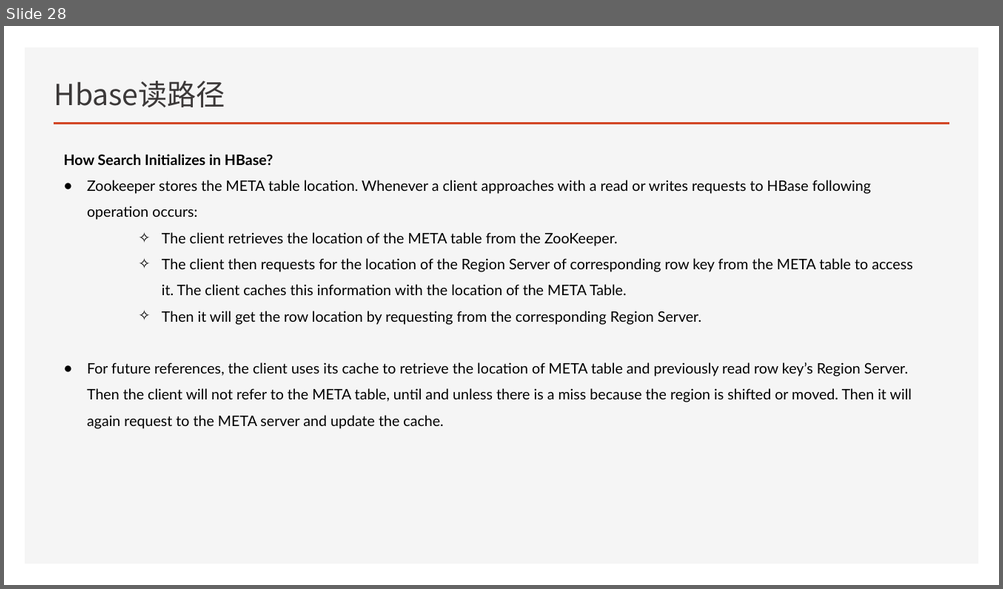
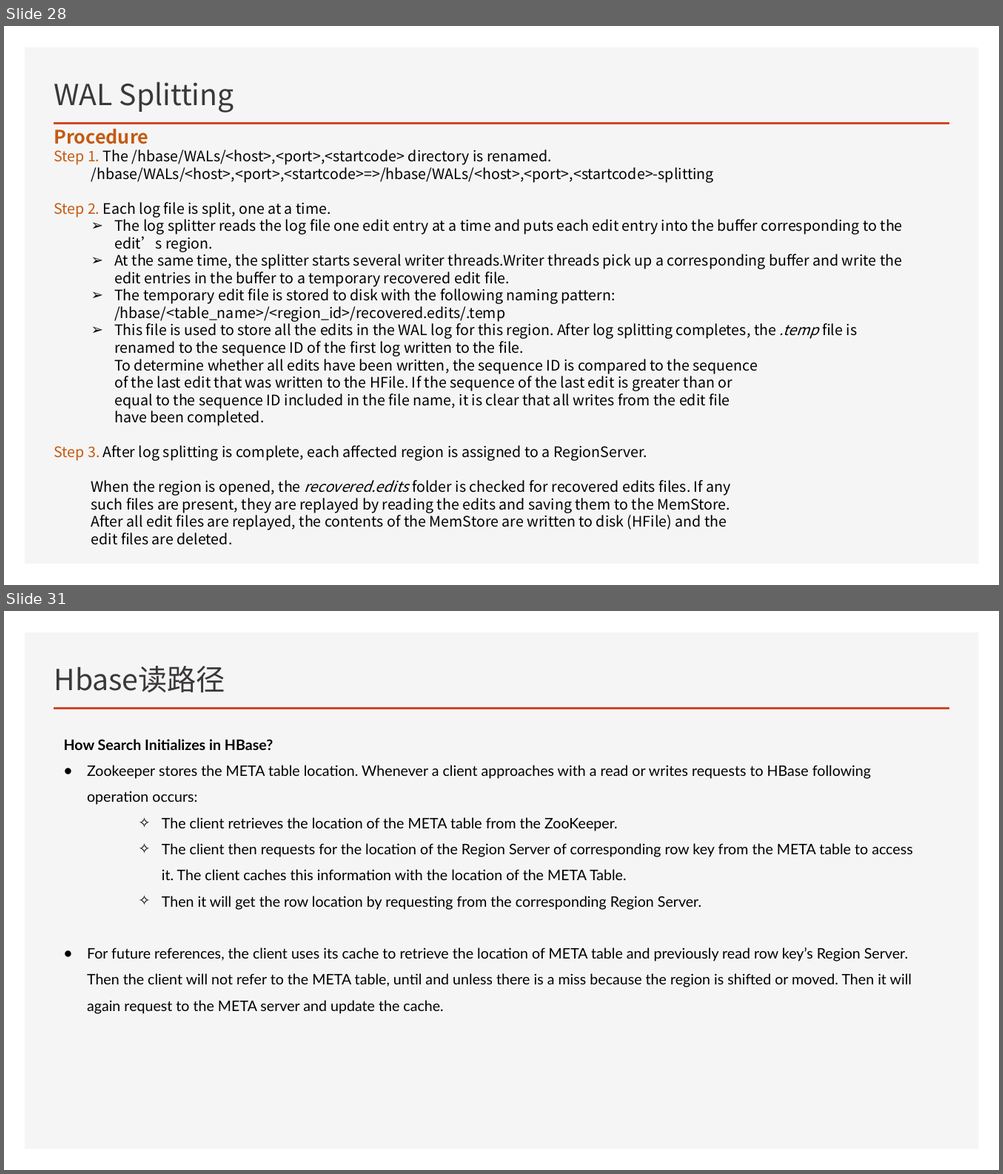
Before and after one commit to Zhangwusheng/Zhangwusheng.github.io, a slide deck: _posts/Hbase基本原理副本.pptx. Shown one above the other, each under a label of ours: slide 28 before the commit, slides 28 and 31 after it; the slides between them are not shown. The pictures are 1003x589 and 1003x1174 pixels, drawn with LibreOffice and Linux fonts; fonts in the diff are those of the drawing. Boxes give left, top, right and bottom in pixels: in the first picture for what was removed or moved away, otherwise in the second. Text is boxed around its words. In the diff, an @@ line names an element or a change of style, - is before the commit and + after.

```diff
--- a/_posts/Hbase基本原理副本.pptx
+++ b/_posts/Hbase基本原理副本.pptx
@@ slide 28 added at (4, 26, 999, 585), background #FFFFFF; not listed: 2 template elements that a slide beside it also shows @@
@@ title added at (54, 82, 234, 113), 28 pt, text #3B3838 @@
+WAL Splitting
@@ text added at (54, 129, 902, 545), 14 pt, text #000000 @@
+Procedure
+Step 1. The /hbase/WALs/<host>,<port>,<startcode> directory is renamed.
+  /hbase/WALs/<host>,<port>,<startcode>=>/hbase/WALs/<host>,<port>,<startcode>-splitting
+Step 2. Each log file is split, one at a time.
+  ➢ The log splitter reads the log file one edit entry at a time and puts each edit entry into the buffer corresponding to the edit’s region.
+  ➢ At the same time, the splitter starts several writer threads.Writer threads pick up a corresponding buffer and write the edit entries in the buffer to a temporary recovered edit file.
+  ➢ The temporary edit file is stored to disk with the following naming pattern:
+    /hbase/<table_name>/<region_id>/recovered.edits/.temp
+  ➢ This file is used to store all the edits in the WAL log for this region. After log splitting completes, the .temp file is renamed to the sequence ID of the first log written to the file.
+    To determine whether all edits have been written, the sequence ID is compared to the sequence
+    of the last edit that was written to the HFile. If the sequence of the last edit is greater than or
+    equal to the sequence ID included in the file name, it is clear that all writes from the edit file
+    have been completed.
+Step 3. After log splitting is complete, each affected region is assigned to a RegionServer.
+  When the region is opened, the recovered.edits folder is checked for recovered edits files. If any
+  such files are present, they are replayed by reading the edits and saving them to the MemStore.
+  After all edit files are replayed, the contents of the MemStore are written to disk (HFile) and the
+  edit files are deleted.
@@ what was slide 28 is now slide 31 @@
```
Also in this commit, not shown: 2 slides changed, 5 other slides added, 2 slides removed.
